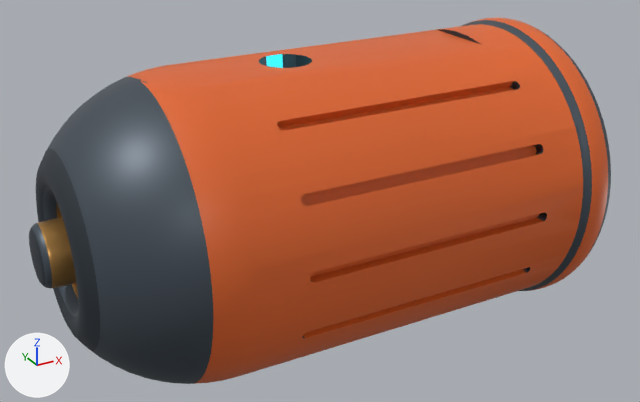
An edit to the glTF model public/models/wrist-module.glb, drawn before and after from the same camera.
The view is the same before and after, from a 50 mm camera at (-0.0389, -0.0729, 0.0359) aimed at (0.0008, -0.0006, -0.0003). Arrows for +X, +Y and +Z are at lower left; the lights stay in place. The older version comes first. Vertices at exactly the same position are counted once.
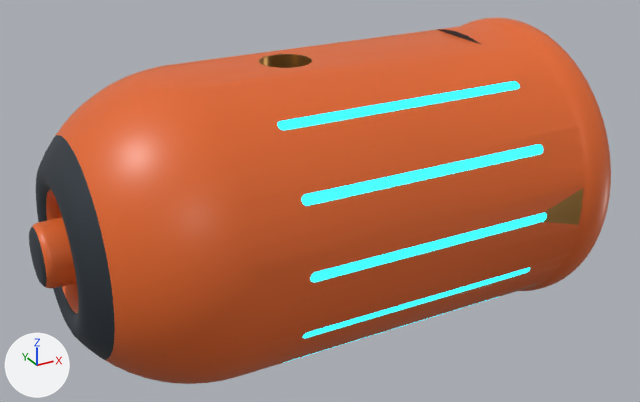
Edits to the bpy script that builds the scene:
```text
Add mat_wrist_modul_deep:
    mat_wrist_modul_deep = principled_material('Wrist Modul|deep')
    mat_wrist_modul_deep.base_color = (0.0123, 0.016, 0.0203)  # black #1d2227
    mat_wrist_modul_deep.metallic = 0.2
    mat_wrist_modul_deep.roughness = 0.6
Change me_mesh_0:
    where me_mesh_0.from_pydata(...)  # 4263 vertices, 8522 faces; spans x -0.0275..0.0275, y -0.0155..0.0155, z -0.0155..0.0155
    used by ob_mesh_0; location = (0.0, 0.0, 0.0)
    me_mesh_0 part 1: 101 faces spanning x -0.0125..0.0225, y -0.015..0.015, z -0.0126..0.0126 switch from mat_wrist_modul_orange (orange #e2662a) to mat_wrist_modul_brass (orange #c0914f)
    me_mesh_0 part 2: 706 faces spanning x -0.008..0.018, y -0.015..0.015, z -0.012..0.012 switch from mat_wrist_modul_orange (orange #e2662a) to mat_wrist_modul_cyan (cyan #22c3d3, glowing cyan #42f3ff)
    me_mesh_0 part 3: 100 faces spanning x -0.005..0.0225, y -0.0025..0.0025, z -0.0145..0.0145 switch from mat_wrist_modul_slate (greyish blue #323a42) to mat_wrist_modul_brass (orange #c0914f)
    me_mesh_0 part 4: 320 faces spanning x -0.008..0.018, y -0.015..0.015, z -0.0119..0.0119 switch from mat_wrist_modul_slate (greyish blue #323a42) to mat_wrist_modul_cyan (cyan #22c3d3, glowing cyan #42f3ff)
    me_mesh_0 part 5: 2044 faces spanning x -0.0271..0.0268, y -0.0154..0.0154, z -0.0154..0.0154 switch from mat_wrist_modul_slatelight (greyish blue #4b555f) to mat_wrist_modul_orange (orange #e5682a)
    me_mesh_0 part 6: 304 faces spanning x -0.0272..-0.0235, y -0.0102..0.0102, z -0.0102..0.0102 switch from mat_wrist_modul_slatelight (greyish blue #4b555f) to mat_wrist_modul_slate (greyish blue #343c44)
    me_mesh_0 part 7: 48 faces spanning x -0.0044..-0.0006, y -0.0023..0.0023, z -0.0145..0.0145 switch from mat_wrist_modul_slatelight (greyish blue #4b555f) to mat_wrist_modul_brass (orange #c0914f)
    me_mesh_0 part 8: 244 faces spanning x -0.0079..0.0179, y -0.015..0.015, z -0.012..0.012 switch from mat_wrist_modul_slatelight (greyish blue #4b555f) to mat_wrist_modul_cyan (cyan #22c3d3, glowing cyan #42f3ff)
    me_mesh_0 part 9: 567 faces spanning x -0.0267..0.0135, y -0.0051..0.0051, z -0.0051..0.0051 switch from mat_wrist_modul_brass (orange #b88a4c) to mat_wrist_modul_orange (orange #e5682a)
    me_mesh_0 part 10: 104 faces spanning x -0.005..0.0, y -0.0025..0.0025, z -0.0145..0.0145 switch from mat_wrist_modul_cyan (cyan #1fb3c2, glowing cyan #3fe6f2) to mat_wrist_modul_brass (orange #c0914f)
    add me_mesh_0.materials.append(mat_wrist_modul_deep)  # black #1d2227
```

Boxes (x1, y1, x2, y2) around the edits, measured in the pictures (640 x 402 px):
part 1 of me_mesh_0, recoloured: (308, 188, 583, 297) in both
part 2 of me_mesh_0, recoloured: (277, 81, 544, 362) in both
part 3 of me_mesh_0, recoloured: (259, 55, 312, 67) in both
part 4 of me_mesh_0, recoloured: (512, 82, 547, 271) in both
part 5 of me_mesh_0, recoloured (lighter): (32, 20, 611, 384) in both
part 6 of me_mesh_0, recoloured: (31, 135, 115, 360) in both
part 7 of me_mesh_0, recoloured (greyish blue to orange): (260, 54, 296, 68) in both
part 8 of me_mesh_0, recoloured: (277, 81, 546, 363) in both
part 9 of me_mesh_0, recoloured (lighter): (37, 204, 78, 298) in both
part 10 of me_mesh_0, recoloured (cyan to orange): (266, 54, 283, 68) in both
